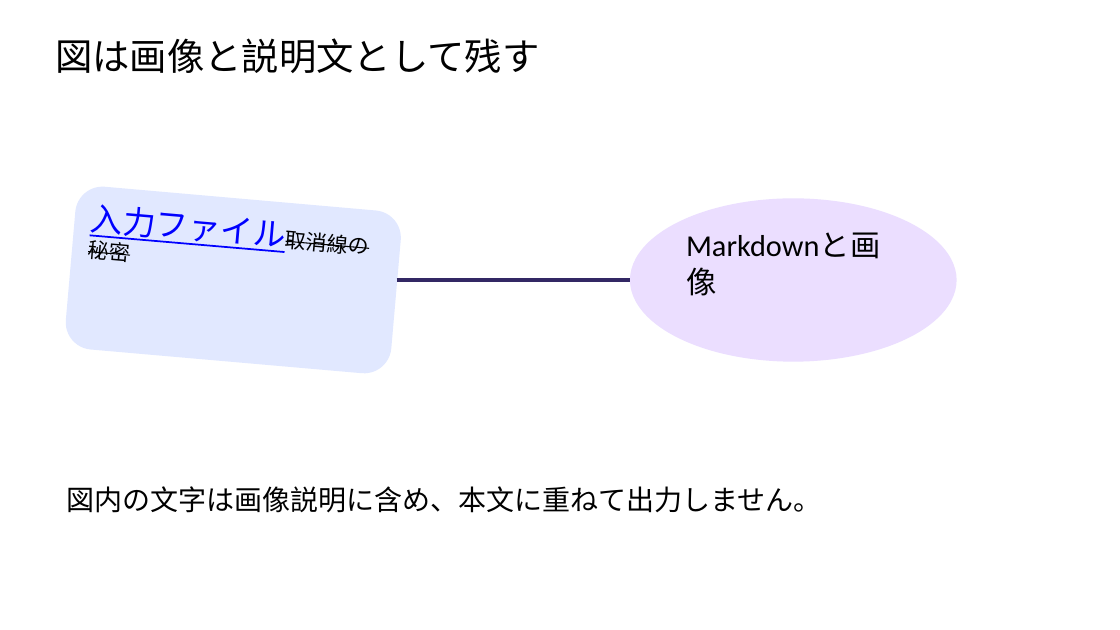
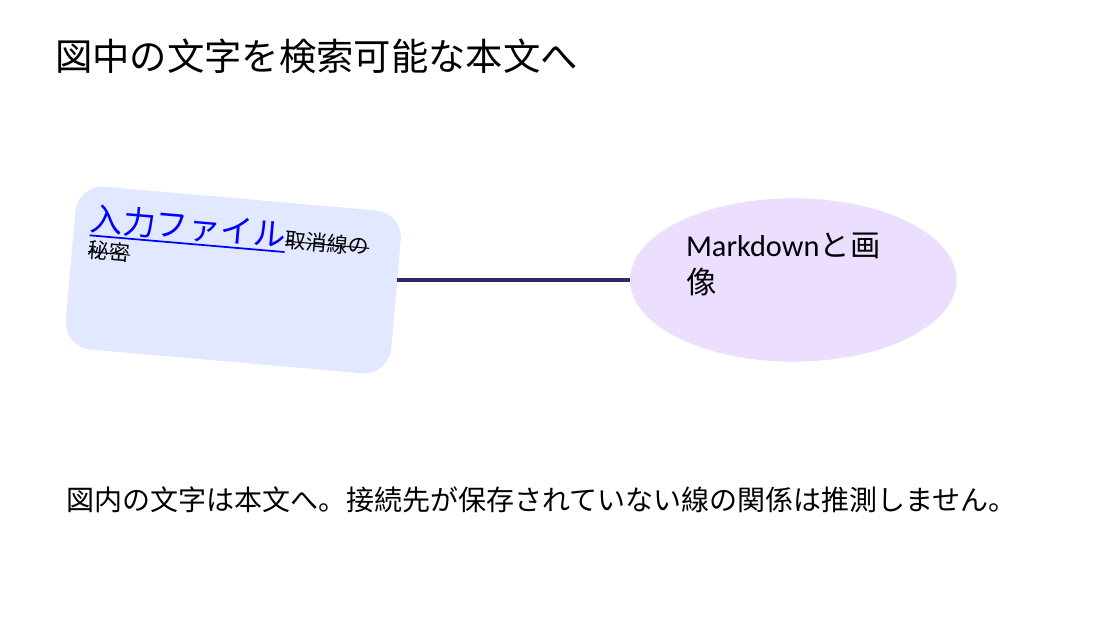
Before and after one commit to sunu-py-jp/convertX2X, a slide deck: slide 3 of docs/APIDocs/office2md/examples/powerpoint-complex/input.pptx. Drawn at 1120x630 pixels with LibreOffice and Linux fonts; fonts in the diff are those of the drawing. Boxes give left, top, right and bottom in pixels: in the first picture for what was removed or moved away, otherwise in the second. Text is boxed around its words. In the diff, an @@ line names an element or a change of style, - is before the commit and + after.

```diff
--- a/docs/APIDocs/office2md/examples/powerpoint-complex/input.pptx
+++ b/docs/APIDocs/office2md/examples/powerpoint-complex/input.pptx
@@ title at <box>55,38,578,73</box>: text changed @@
-図は画像と説明文として残す
+図中の文字を検索可能な本文へ
@@ text at <box>67,486,1017,513</box>: text changed @@
-図内の文字は画像説明に含め、本文に重ねて出力しません。
+図内の文字は本文へ。接続先が保存されていない線の関係は推測しません。
```
Also in this commit, not shown: 47 other files.
